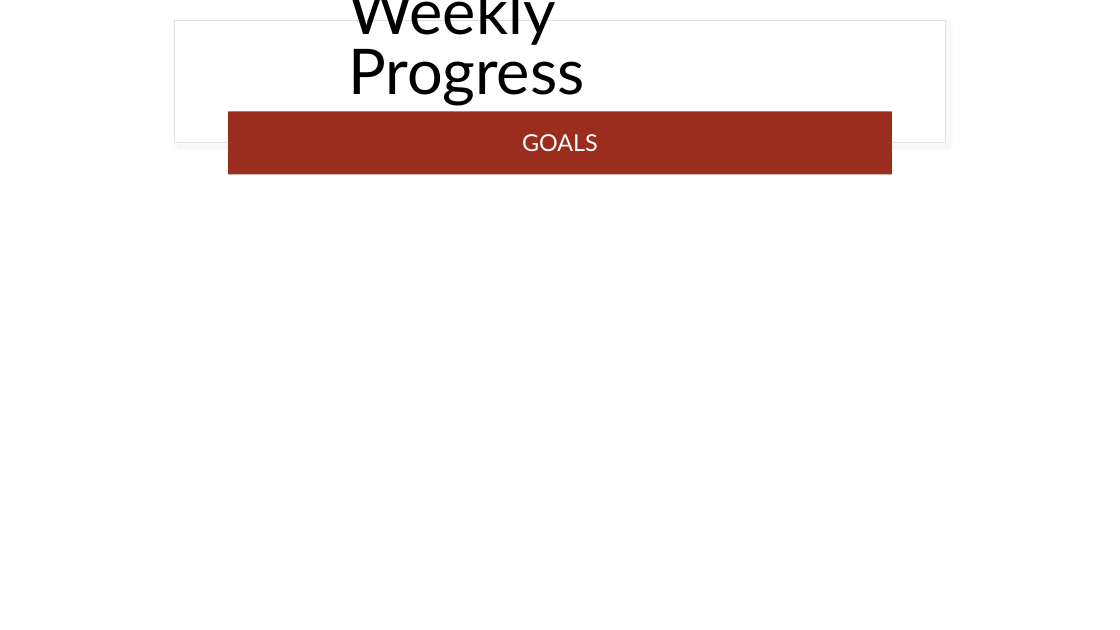
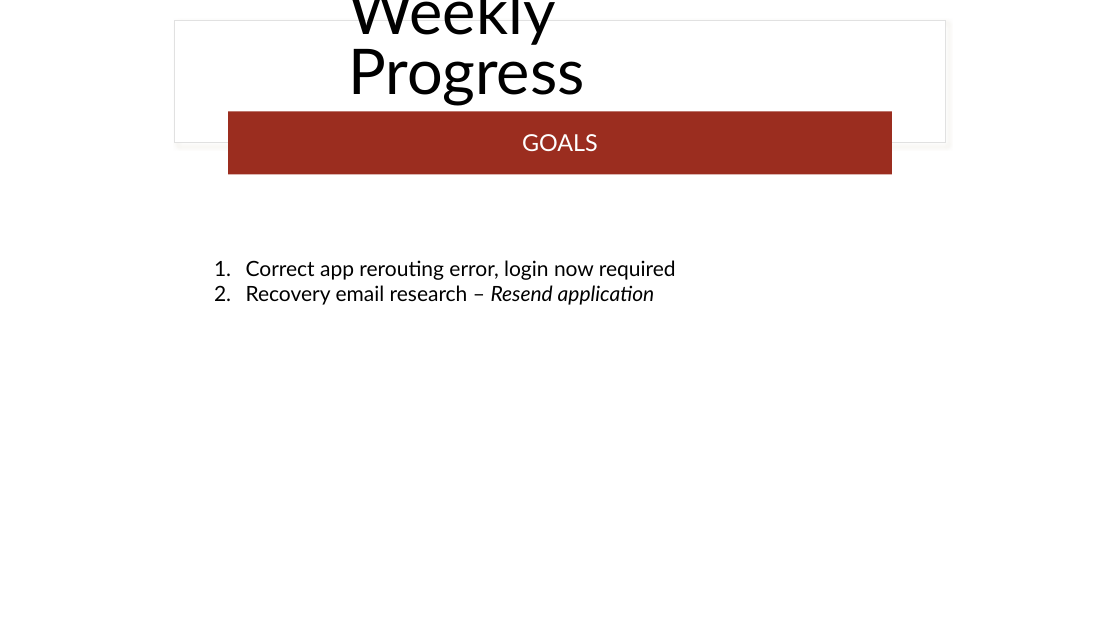
Before and after one commit to jjdeuce06/VulcanActivityTracker, a slide deck: slide 3 of Documentation/Weekly Report/week7/CMSC-4920-Week7-Group2.pptx. Drawn at 1120x630 pixels with LibreOffice and Linux fonts; fonts in the diff are those of the drawing. Boxes give left, top, right and bottom in pixels: in the first picture for what was removed or moved away, otherwise in the second. Text is boxed around its words. In the diff, an @@ line names an element or a change of style, - is before the commit and + after.

Commit message:
slides

```diff
--- a/Documentation/Weekly Report/week7/CMSC-4920-Week7-Group2.pptx
+++ b/Documentation/Weekly Report/week7/CMSC-4920-Week7-Group2.pptx
@@ text added at [246,260,676,305], 18 pt, text #000000 @@
+1. Correct app rerouting error, login now required
+2. Recovery email research – Resend application
```
Also in this commit, not shown: 1 other slide changed, 1 slide added, 1 other file.
